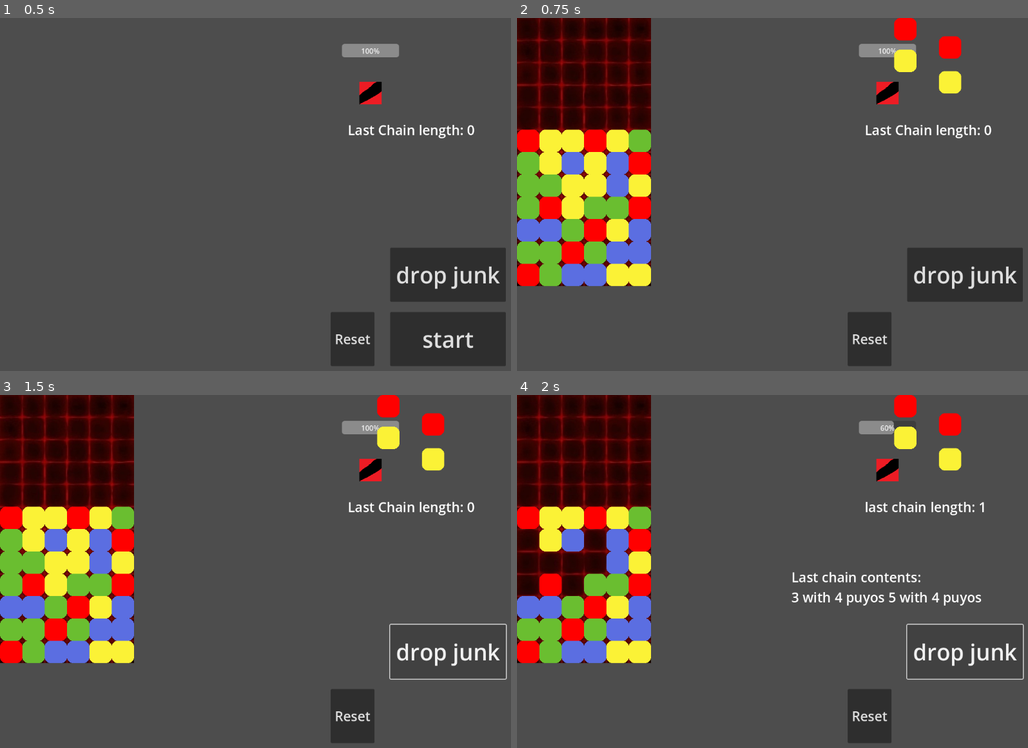
Above: before the commit, frames 1-4 (two rows, left to right).
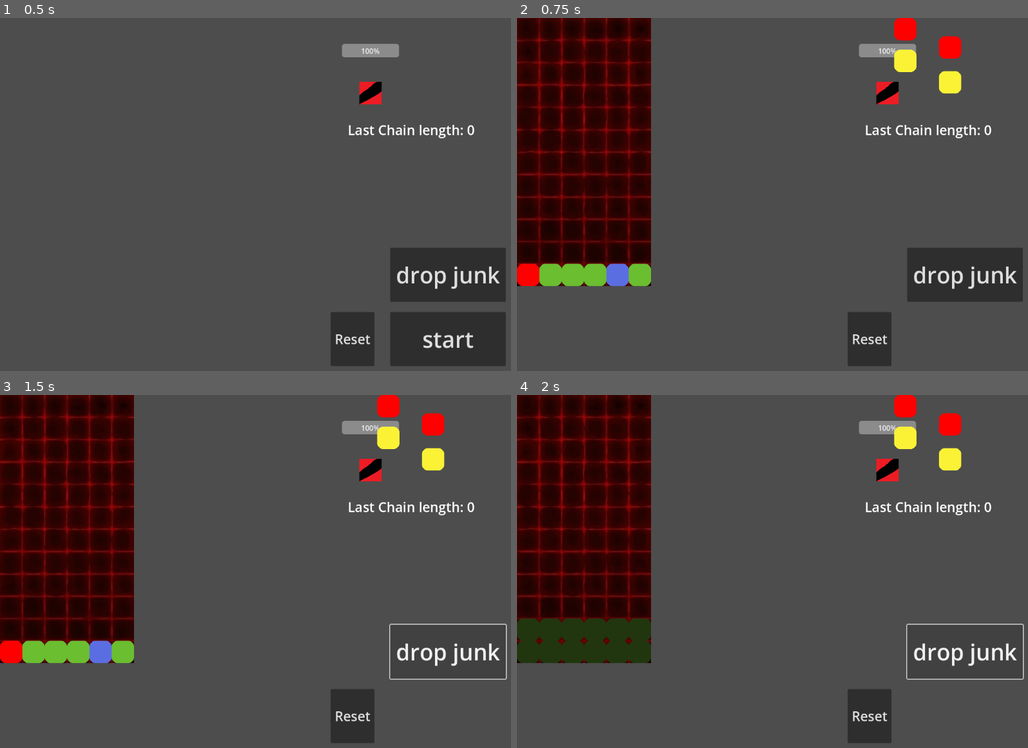
Above: after the commit, the same moments.

Repository: MarGamaDev/PuyoPuyoLike
Game: Godot game, scene res://Scenes/combat.tscn
Two runs of this game, one before a commit and one after it. Both use one fixed random seed, a clock stepped at 60 frames per second and the inputs below. This scene is started directly instead of the project's main scene. The engine's default icon, where the game draws it, is replaced by a stand-in: a white triangle on a blue panel in a dark square.
Inputs:
- Up to frame 1 (0.5 s): no input
- Up to frame 2 (0.75 s): click "start" at 0.5 s
- Up to frame 3 (1.5 s): click "drop junk" at 1.25 s
- Up to frame 4 (2 s): no input

Frame 1 is identical in both runs. In frame 2, 10% of the frame differs, in the area x 0-27%, y 31-77%; in frame 3, 10%; in frame 4, 10%.

Commit message:
fixed a chaining timing bug

Diff:
--- a/Scenes/map.gd
+++ b/Scenes/map.gd
@@ -2,7 +2,6 @@
 
 @onready var map_node_scene = load("res://Scenes/map_node.tscn")
 
-var location_nodes : Array[MapNode] #doesn't contain current node
 var journey_length : int = 0 # how far the player has traveled through the map
 var current_node : MapNode
 
@@ -15,14 +14,7 @@
 	map_node_1.create(MapNode.LOCATION_TYPES.ENEMY)
 	$CurrentLocationMarker.add_child(map_node_1)
 	current_node = map_node_1
-	initialize_location_queue()
+	construct_map()
 
-func initialize_location_queue():
-	while (location_nodes.size() < 3):
-		var new_node: MapNode = map_node_scene.instantiate()
-		new_node.create(randi_range(0,2))
-		location_nodes.append(new_node)
-	$NextLocationMarker1.add_child(location_nodes[0])
-	$NextLocationMarker2.add_child(location_nodes[1])
-	$NextLocationMarker3.add_child(location_nodes[2])
+func construct_map():
 	pass
--- a/Scenes/map.tscn
+++ b/Scenes/map.tscn
@@ -30,10 +30,7 @@
 position = Vector2(379, 445)
 
 [node name="NextLocationMarker1" type="Marker2D" parent="."]
-position = Vector2(382, 313)
+position = Vector2(202, 219)
 
 [node name="NextLocationMarker2" type="Marker2D" parent="."]
-position = Vector2(382, 196)
-
-[node name="NextLocationMarker3" type="Marker2D" parent="."]
-position = Vector2(382, 77)
+position = Vector2(520, 219)
--- a/scripts/grid_manager.gd
+++ b/scripts/grid_manager.gd
@@ -56,8 +56,7 @@
 
 ##used for testing and debugging
 var player_test_create_flag = false
-@export var test_fill_height = 7
-
+@export var test_fill_height = 1
 func _ready():
 	initialize_grid()
 
@@ -298,6 +297,7 @@
 	else:
 		player_create_flag = true
 		down_check_finished.emit()
+		print("test down tick")
 	return check
 
 func check_node(node_to_check: GridNode, node_group: Array, puyo_type:= Puyo.PUYO_TYPE.UNDEFINED) -> Array:
@@ -354,9 +354,11 @@
 	else:
 		chain_length += 1
 		chain_pop.emit(puyos_to_pop, chain_length)
-		pop_puyos(puyos_to_pop)
 		down_tick()
 		await down_check_finished
+		pop_puyos(puyos_to_pop)
+		#down_tick()
+		#await down_check_finished
 		await get_tree().create_timer(0.3).timeout
 		check_board(await get_grouped_puyos())
 		return true
@@ -368,7 +370,7 @@
 		fill_puyo_queue()
 		add_child(player_puyos[0])
 		add_child(player_puyos[1])
-		player_puyos[0].connect("reached_bottom", play_puyo_thud)
+		player_puyos[0].connect("reached_bzzottom", play_puyo_thud)
 
 		player_rotation = 0
 
@@ -628,7 +630,6 @@
 	if no_rows_check:
 		lowest_row = grid_height - 1
 	#replace these rows with junk
-	print(lowest_row)
 	var junk_array : Array[Vector2i]= []
 	for i in range(lowest_row, lowest_row - junk_rows, -1):
 		for j in range(0, grid_width):
--- a/scripts/puyo.gd
+++ b/scripts/puyo.gd
@@ -100,7 +100,6 @@
 
 
 func play_drop_animation():
-	print("test")
 	$DropAnimation.play("Drop")
 	pass
 
